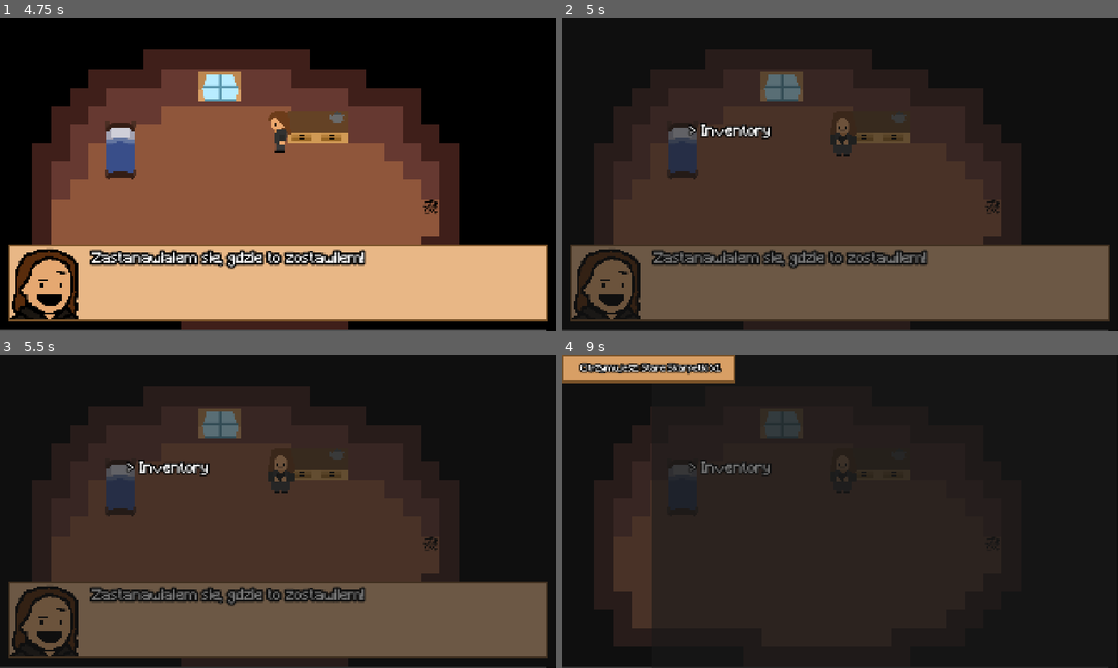
Above: before the commit, frames 1-4 (two rows, left to right).
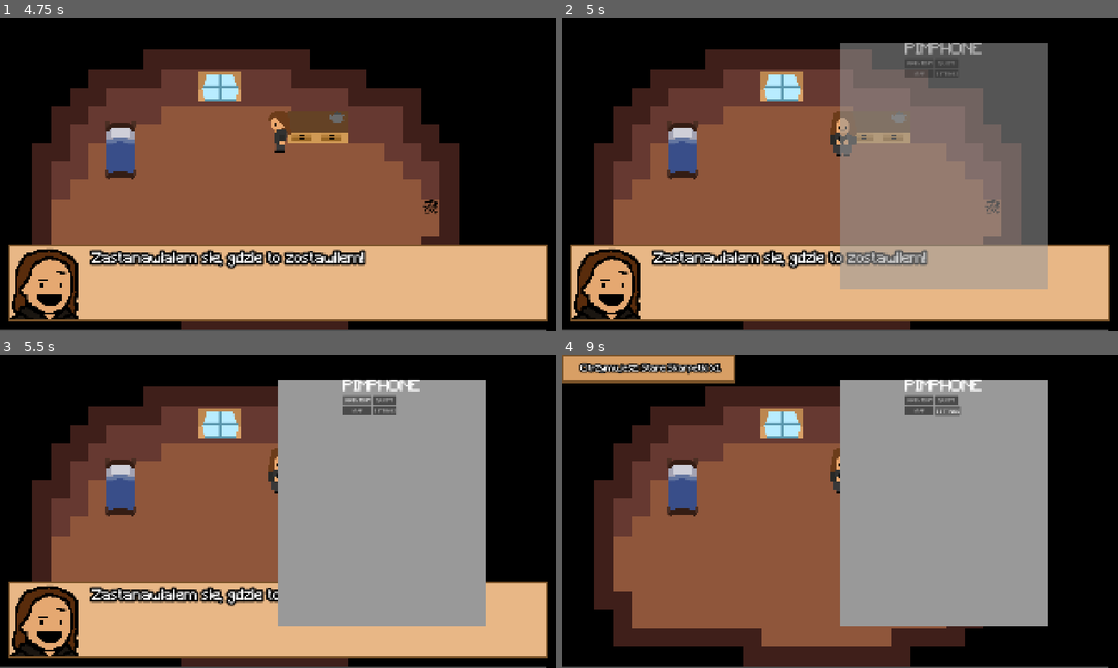
Above: after the commit, the same moments.

Repository: etper/pimpek-rpg-game
Game: Godot game, scene res://main.tscn
The game is run twice, just before and just after one commit, with the same random seed, the same clock (stepped at 60 frames per second) and the same inputs. This scene is started directly instead of the project's main scene.
Inputs (mouse positions are in pixels of both pictures, inside the frame that each line leads up to):
- Up to frame 1 (4.75 s): tap Enter at 0.5 s; hold D (move_right) 0.53-1.28 s; hold Z (interact) 0.53-1.28 s; hold S (move_down) 1.28-2.03 s; tap Z (interact) at 1.35, 2.3, 2.85, 4.55 s; hold D (move_right) 2.03-2.78 s; hold Shift (sprint) 2.03-2.78 s; hold W (move_up) 2.78-3.53 s; hold Z (interact) 3.53-4.28 s; hold A (move_left) from 3.53 s (still down); tap X (cancel) at 4.15 s; tap Shift (sprint) at 4.35 s
- Up to frame 2 (5 s): keep holding A (move_left); tap C (menu) at 4.9 s
- Up to frame 3 (5.5 s): release A (move_left) at 5 s; click (355, 398) at 5 s, where only the run after the commit has a clickable "INVENTORY"
- Up to frame 4 (9 s): click (945, 398) at 5.75 s, where only the run after the commit has a clickable "QUESTS"; click (917, 411) at 6.5 s, where only the run after the commit has a clickable "MAP"; click (945, 411) at 7.25 s, where only the run after the commit has a clickable "SETTINGS"; tap Space at 8 s; hold S (move_down) 8.03-8.78 s; hold Z (interact) 8.03-8.78 s; tap Enter at 8.75 s; hold D (move_right) from 8.78 s (still down); tap Z (interact) at 8.85 s

Frame 1 is identical in both runs. In frame 2, 67% of the frame differs, in the area x 0-99%, y 8-100%; in frame 3, 67%; in frame 4, 63%.

Commit message:
phone game menu

Diff:
--- a/scenes/game_menu.gd
+++ b/scenes/game_menu.gd
@@ -1,8 +1,4 @@
 extends CanvasLayer
-
-@onready var labels = [
-	$Panel/MarginContainer/VBoxContainer/Inventory,
-]
 
 enum MenuState {
 	ROOT,
@@ -12,69 +8,129 @@
 	SETTINGS
 }
 
+@onready var apps: Array[Button] = [
+	$Panel/Phone/MarginContainer/VBoxContainer/Apps/Inventory,
+	$Panel/Phone/MarginContainer/VBoxContainer/Apps/Quests,
+	$Panel/Phone/MarginContainer/VBoxContainer/Apps/Map,
+	$Panel/Phone/MarginContainer/VBoxContainer/Apps/Settings
+]
+
+@onready var phone = $Panel/Phone
+@onready var item_list = $Panel/InventoryPanel/ItemList
+
 var state := MenuState.ROOT
 var selected := 0
 var is_open := false
 
-@onready var item_list = $Panel/InventoryPanel/ItemList
+const COLUMNS := 2
+
 
 func _ready():
 	hide()
+
 	Inventory.inventory_changed.connect(update_inventory)
+
+	for button in apps:
+		button.focus_mode = Control.FOCUS_NONE
+
 
 func _unhandled_input(event):
 	if event.is_action_pressed("menu"):
 		toggle()
+		get_viewport().set_input_as_handled()
+
 
 func toggle():
 	is_open = !is_open
-
 	visible = is_open
-	#get_tree().paused = is_open
 
 	if is_open:
+		state = MenuState.ROOT
 		selected = 0
+
+		$Panel/InventoryPanel.hide()
+		phone.show()
+
 		update_selection()
+		animate_phone_open()
+
 
 func _process(_delta):
 	if !is_open:
 		return
 
-	if Input.is_action_just_pressed("move_down"):
-		selected = (selected + 1) % labels.size()
-		update_selection()
-
-	elif Input.is_action_just_pressed("move_up"):
-		selected = (selected - 1 + labels.size()) % labels.size()
-		update_selection()
-
-	elif Input.is_action_just_pressed("interact"):
-		activate()
-
+	if state == MenuState.ROOT:
+		handle_phone_input()
 
 	if Input.is_action_just_pressed("cancel"):
 		go_back()
 
+
+func handle_phone_input():
+	var old_selected := selected
+
+	if Input.is_action_just_pressed("move_right"):
+		if selected % COLUMNS < COLUMNS - 1:
+			selected += 1
+
+	elif Input.is_action_just_pressed("move_left"):
+		if selected % COLUMNS > 0:
+			selected -= 1
+
+	elif Input.is_action_just_pressed("move_down"):
+		if selected + COLUMNS < apps.size():
+			selected += COLUMNS
+
+	elif Input.is_action_just_pressed("move_up"):
+		if selected - COLUMNS >= 0:
+			selected -= COLUMNS
+
+	elif Input.is_action_just_pressed("interact"):
+		activate()
+		return
+
+	if old_selected != selected:
+		SoundManager.play_scroll()
+		update_selection()
+
+
 func update_selection():
-	var names = [
-		"Inventory",
-		"Quests",
-		"Map",
-        "Settings"
-	]
+	for i in apps.size():
+		var button := apps[i]
 
-	for i in labels.size():
-		labels[i].text = ("> " if i == selected else "  ") + names[i]
+		if i == selected:
+			button.scale = Vector2(1.08, 1.08)
+			button.modulate = Color.WHITE
+		else:
+			button.scale = Vector2.ONE
+			button.modulate = Color(0.8, 0.8, 0.8)
+
 
 func activate():
+	SoundManager.play_interact()
+
 	match selected:
 		0:
-			state = MenuState.INVENTORY
-			update_inventory()
-			$Panel/InventoryPanel.show()
+			open_inventory()
 
 		1:
-			$Panel/InventoryPanel.hide()
+			print("Quests app")
+
+		2:
+			print("Map app")
+
+		3:
+			print("Settings app")
+
+
+func open_inventory():
+	state = MenuState.INVENTORY
+
+	update_inventory()
+
+	phone.hide()
+	$Panel/InventoryPanel.show()
+
 
 func update_inventory():
 	item_list.clear()
@@ -85,7 +141,11 @@
 
 	for id in Inventory.items:
 		var amount = Inventory.items[id]
-		item_list.add_text("%s x%d\n" % [id.capitalize(), amount])
+
+		item_list.add_text(
+			"%s x%d\n" % [id.capitalize(), amount]
+		)
+
 
 func go_back():
 	match state:
@@ -94,4 +154,34 @@
 
 		MenuState.INVENTORY:
 			$Panel/InventoryPanel.hide()
+			phone.show()
+
 			state = MenuState.ROOT
+			update_selection()
+
+		_:
+			state = MenuState.ROOT
+			phone.show()
+			update_selection()
+
+
+func animate_phone_open():
+	phone.scale = Vector2(0.85, 0.85)
+	phone.modulate.a = 0.0
+
+	var tween = create_tween()
+	tween.set_parallel(true)
+
+	tween.tween_property(
+		phone,
+		"scale",
+		Vector2.ONE,
+		0.22
+	).set_trans(Tween.TRANS_BACK).set_ease(Tween.EASE_OUT)
+
+	tween.tween_property(
+		phone,
+		"modulate:a",
+		1.0,
+		0.15
+	)
--- a/scenes/game_menu.tscn
+++ b/scenes/game_menu.tscn
@@ -2,6 +2,10 @@
 
 [ext_resource type="Script" uid="uid://dfbpke6qkc8b3" path="res://scenes/game_menu.gd" id="1_qdaa4"]
 [ext_resource type="FontFile" uid="uid://n6apm5jh3r76" path="res://Minecraft.ttf" id="2_vrsc2"]
+
+[sub_resource type="StyleBoxEmpty" id="StyleBoxEmpty_lswn8"]
+
+[sub_resource type="StyleBoxFlat" id="StyleBoxFlat_qdaa4"]
 
 [node name="GameMenu" type="CanvasLayer" unique_id=1573289332]
 script = ExtResource("1_qdaa4")
@@ -11,60 +15,7 @@
 offset_top = -2.0
 offset_right = 1918.0
 offset_bottom = 1078.0
-
-[node name="ColorRect" type="ColorRect" parent="Panel" unique_id=565813725]
-visible = false
-layout_mode = 0
-offset_right = 1919.0
-offset_bottom = 1077.0
-color = Color(0.84705883, 0.62352943, 0.39607844, 1)
-
-[node name="ColorRect2" type="ColorRect" parent="Panel" unique_id=150184807]
-visible = false
-layout_mode = 0
-offset_top = 1073.0
-offset_right = 1920.0
-offset_bottom = 1080.0
-color = Color(0.47988033, 0.32600692, 0.16230214, 1)
-
-[node name="ColorRect3" type="ColorRect" parent="Panel" unique_id=1966348404]
-visible = false
-layout_mode = 0
-offset_right = 1920.0
-offset_bottom = 7.0
-color = Color(0.47988033, 0.32600692, 0.16230214, 1)
-
-[node name="ColorRect4" type="ColorRect" parent="Panel" unique_id=943879248]
-visible = false
-layout_mode = 0
-offset_right = 6.0
-offset_bottom = 1074.0
-color = Color(0.47988033, 0.32600692, 0.16230214, 1)
-
-[node name="ColorRect5" type="ColorRect" parent="Panel" unique_id=106906019]
-visible = false
-layout_mode = 0
-offset_left = 1914.0
-offset_right = 1920.0
-offset_bottom = 1074.0
-color = Color(0.47988033, 0.32600692, 0.16230214, 1)
-
-[node name="MarginContainer" type="MarginContainer" parent="Panel" unique_id=1692875265]
-layout_mode = 0
-offset_left = 442.0
-offset_top = 370.0
-offset_right = 748.0
-offset_bottom = 496.0
-
-[node name="VBoxContainer" type="VBoxContainer" parent="Panel/MarginContainer" unique_id=1546400210]
-layout_mode = 2
-
-[node name="Inventory" type="Label" parent="Panel/MarginContainer/VBoxContainer" unique_id=1004645893]
-layout_mode = 2
-theme_override_constants/outline_size = 20
-theme_override_fonts/font = ExtResource("2_vrsc2")
-theme_override_font_sizes/font_size = 50
-text = "INVENTORY"
+theme_override_styles/panel = SubResource("StyleBoxEmpty_lswn8")
 
 [node name="InventoryPanel" type="Panel" parent="Panel" unique_id=1361526563]
 visible = false
@@ -77,3 +28,52 @@
 layout_mode = 0
 offset_right = 1608.0
 offset_bottom = 1075.0
+
+[node name="Phone" type="Panel" parent="Panel" unique_id=823188467]
+custom_minimum_size = Vector2(720, 850)
+layout_mode = 0
+offset_left = 960.0
+offset_top = 88.0
+offset_right = 1680.0
+offset_bottom = 938.0
+theme_override_styles/panel = SubResource("StyleBoxFlat_qdaa4")
+
+[node name="MarginContainer" type="MarginContainer" parent="Panel/Phone" unique_id=1423782642]
+layout_mode = 1
+anchors_preset = 13
+anchor_left = 0.5
+anchor_right = 0.5
+anchor_bottom = 1.0
+offset_left = -133.0
+offset_right = 133.0
+grow_horizontal = 2
+grow_vertical = 2
+
+[node name="VBoxContainer" type="VBoxContainer" parent="Panel/Phone/MarginContainer" unique_id=158940367]
+layout_mode = 2
+
+[node name="Title" type="Label" parent="Panel/Phone/MarginContainer/VBoxContainer" unique_id=1546230059]
+layout_mode = 2
+theme_override_fonts/font = ExtResource("2_vrsc2")
+theme_override_font_sizes/font_size = 50
+text = "PIMPHONE"
+
+[node name="Apps" type="GridContainer" parent="Panel/Phone/MarginContainer/VBoxContainer" unique_id=1195477763]
+layout_mode = 2
+columns = 2
+
+[node name="Inventory" type="Button" parent="Panel/Phone/MarginContainer/VBoxContainer/Apps" unique_id=90875113]
+layout_mode = 2
+text = "INVENTORY"
+
+[node name="Quests" type="Button" parent="Panel/Phone/MarginContainer/VBoxContainer/Apps" unique_id=2053718925]
+layout_mode = 2
+text = "QUESTS"
+
+[node name="Map" type="Button" parent="Panel/Phone/MarginContainer/VBoxContainer/Apps" unique_id=1479561840]
+layout_mode = 2
+text = "MAP"
+
+[node name="Settings" type="Button" parent="Panel/Phone/MarginContainer/VBoxContainer/Apps" unique_id=56137998]
+layout_mode = 2
+text = "SETTINGS"
